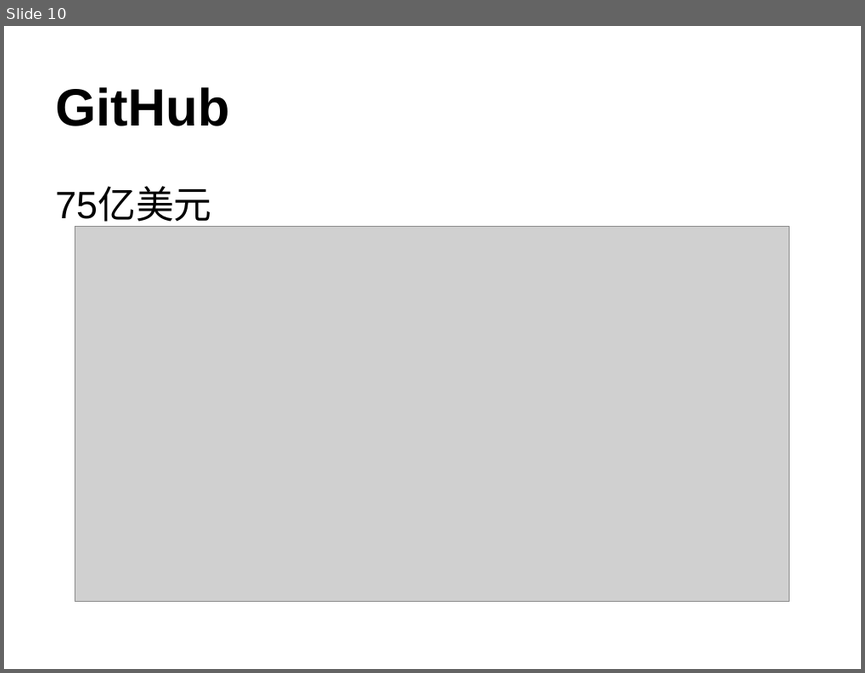
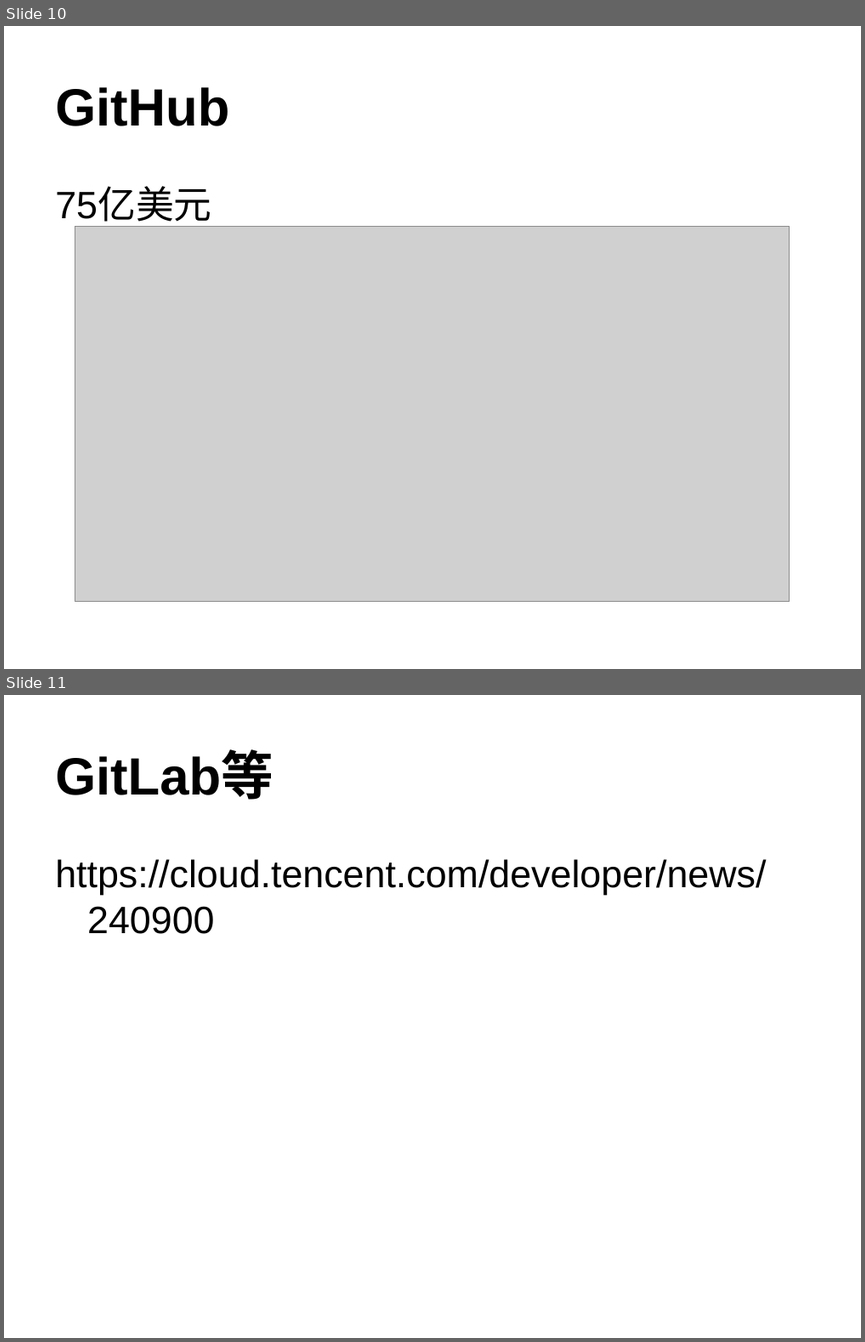
Before and after one commit to lxmxhh/git-intro, a slide deck: Git.ppt. Shown one above the other, each under a label of ours: slide 10 before the commit, slides 10 and 11 after it. The pictures are 865x673 and 865x1342 pixels, drawn with LibreOffice and Linux fonts; fonts in the diff are those of the drawing; grey boxes stand for pictures. Boxes give left, top, right and bottom in pixels: in the first picture for what was removed or moved away, otherwise in the second. Text is boxed around its words. In the diff, an @@ line names an element or a change of style, - is before the commit and + after.

```diff
--- a/Git.ppt
+++ b/Git.ppt
@@ slide 11 added at box(4, 695, 861, 1338), background #FFFFFF @@
@@ title added at box(55, 753, 273, 800), 44 pt, text #000000, bold @@
+GitLab等
@@ text added at box(55, 859, 766, 934), 32 pt, text #000000 @@
+https://cloud.tencent.com/developer/news/240900
```
Also in this commit, not shown: 3 slides changed, 1 other slide added.
